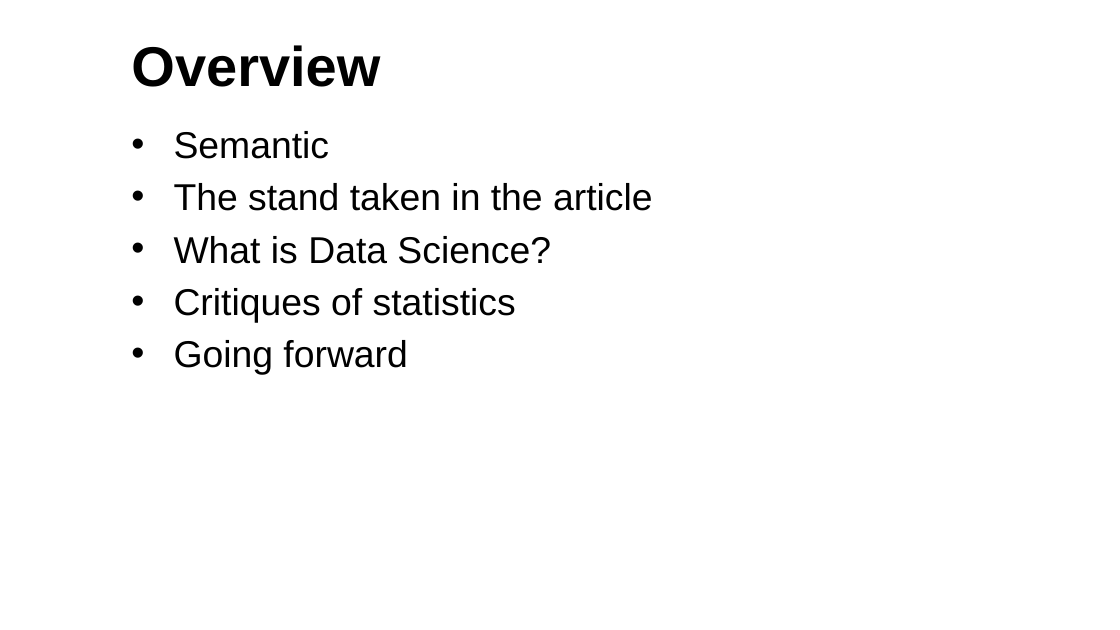
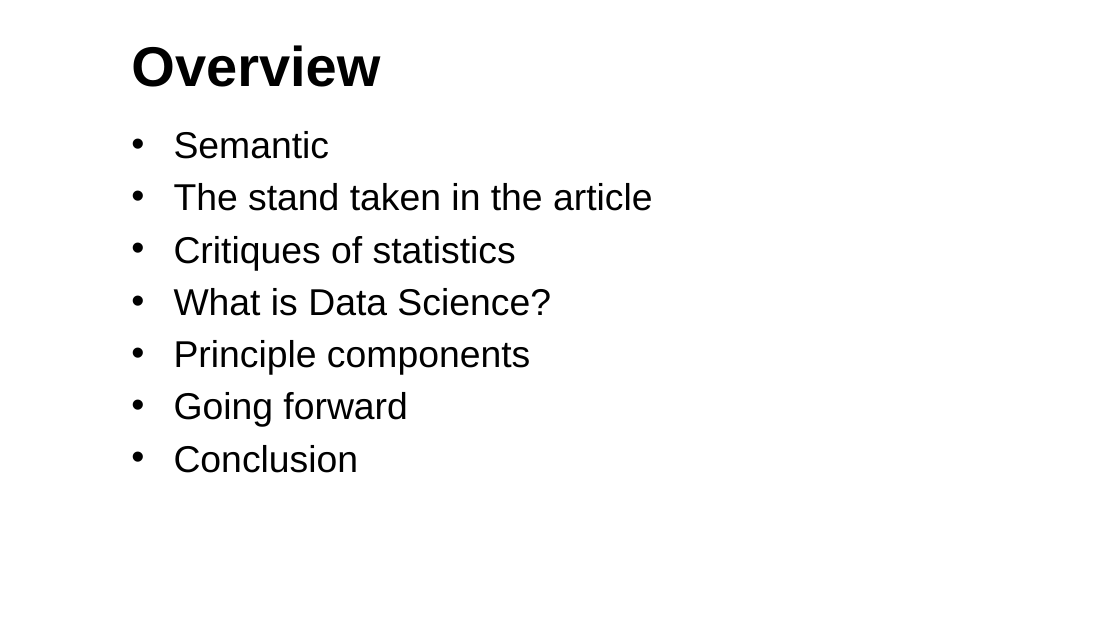
Before and after one commit to TiniusM/MA8701-Project-2, a slide deck: slide 2 of Article presentation.pptx. Drawn at 1120x630 pixels with LibreOffice and Linux fonts; fonts in the diff are those of the drawing; background and template pictures are left out. Boxes give left, top, right and bottom in pixels: in the first picture for what was removed or moved away, otherwise in the second. Text is boxed around its words. In the diff, an @@ line names an element or a change of style, - is before the commit and + after.

```diff
--- a/Article presentation.pptx
+++ b/Article presentation.pptx
@@ text at [174, 236, 516, 270]: paragraph added @@
+• Critiques of statistics
@@ text at [174, 340, 530, 375]: text changed @@
-• Critiques of statistics
+• Principle components
@@ text at [174, 445, 359, 473]: paragraph added @@
+• Conclusion
```
